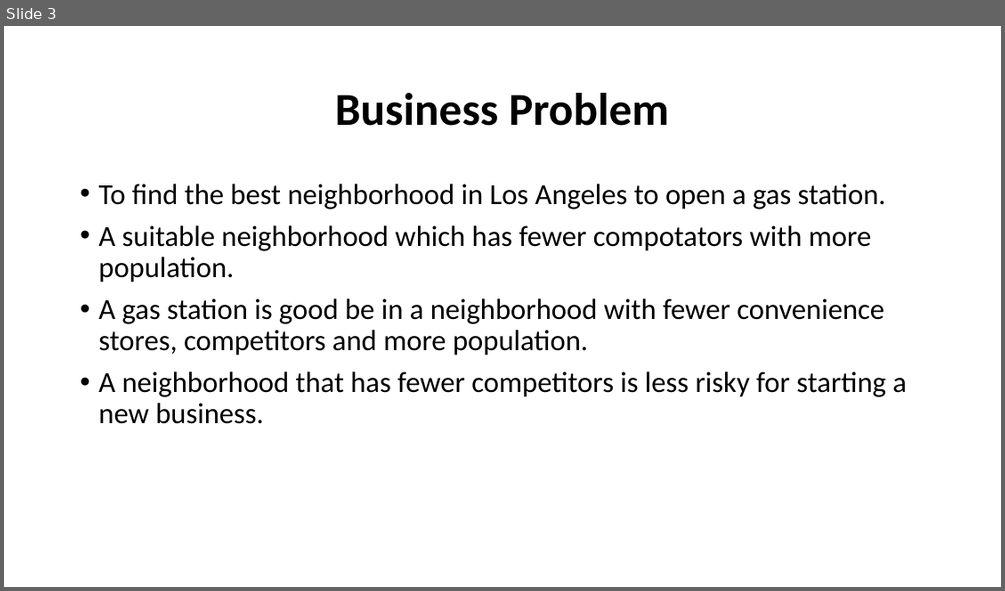
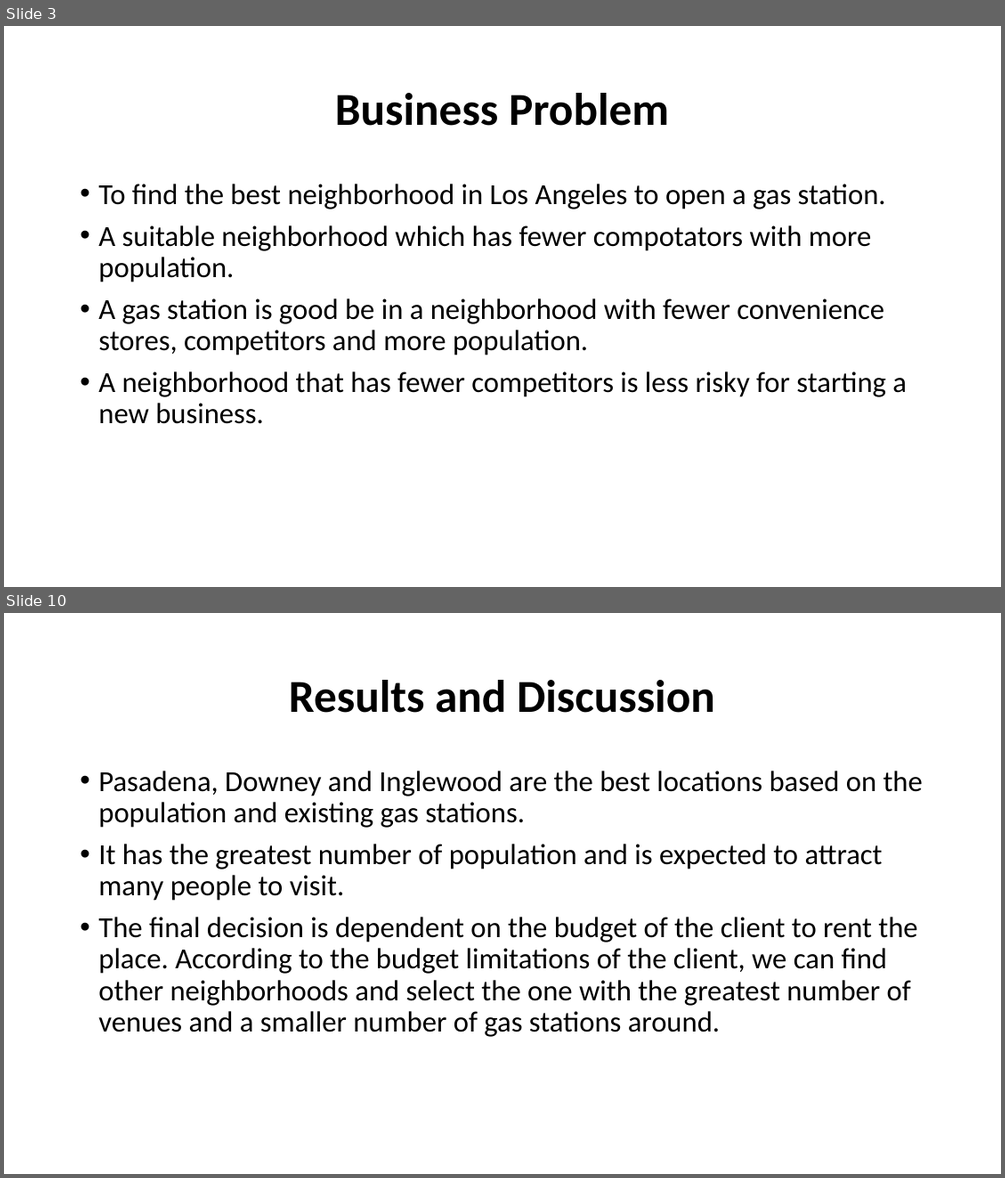
Before and after one commit to manipopuri/Coursera_Capstone, a slide deck: Find the Best Location to Open a Gas Station in Los Angeles.pptx. Shown one above the other, each under a label of ours: slide 3 before the commit, slides 3 and 10 after it; the slides between them are not shown. The pictures are 1005x591 and 1005x1178 pixels, drawn with LibreOffice and Linux fonts; fonts in the diff are those of the drawing. Boxes give left, top, right and bottom in pixels: in the first picture for what was removed or moved away, otherwise in the second. Text is boxed around its words. In the diff, an @@ line names an element or a change of style, - is before the commit and + after.

```diff
--- a/Find the Best Location to Open a Gas Station in Los Angeles.pptx
+++ b/Find the Best Location to Open a Gas Station in Los Angeles.pptx
@@ slide 10 added at [4, 613, 1001, 1174], background #FFFFFF @@
@@ title added at [289, 680, 715, 713], 44 pt, text #000000, bold @@
+Results and Discussion
@@ text added at [98, 771, 922, 1037], 28 pt, text #000000 @@
+• Pasadena, Downey and Inglewood are the best locations based on the population and existing gas stations.
+• It has the greatest number of population and is expected to attract many people to visit.
+• The final decision is dependent on the budget of the client to rent the place. According to the budget limitations of the client, we can find other neighborhoods and select the one with the greatest number of venues and a smaller number of gas stations around.
```
Also in this commit, not shown: 9 other slides added.
